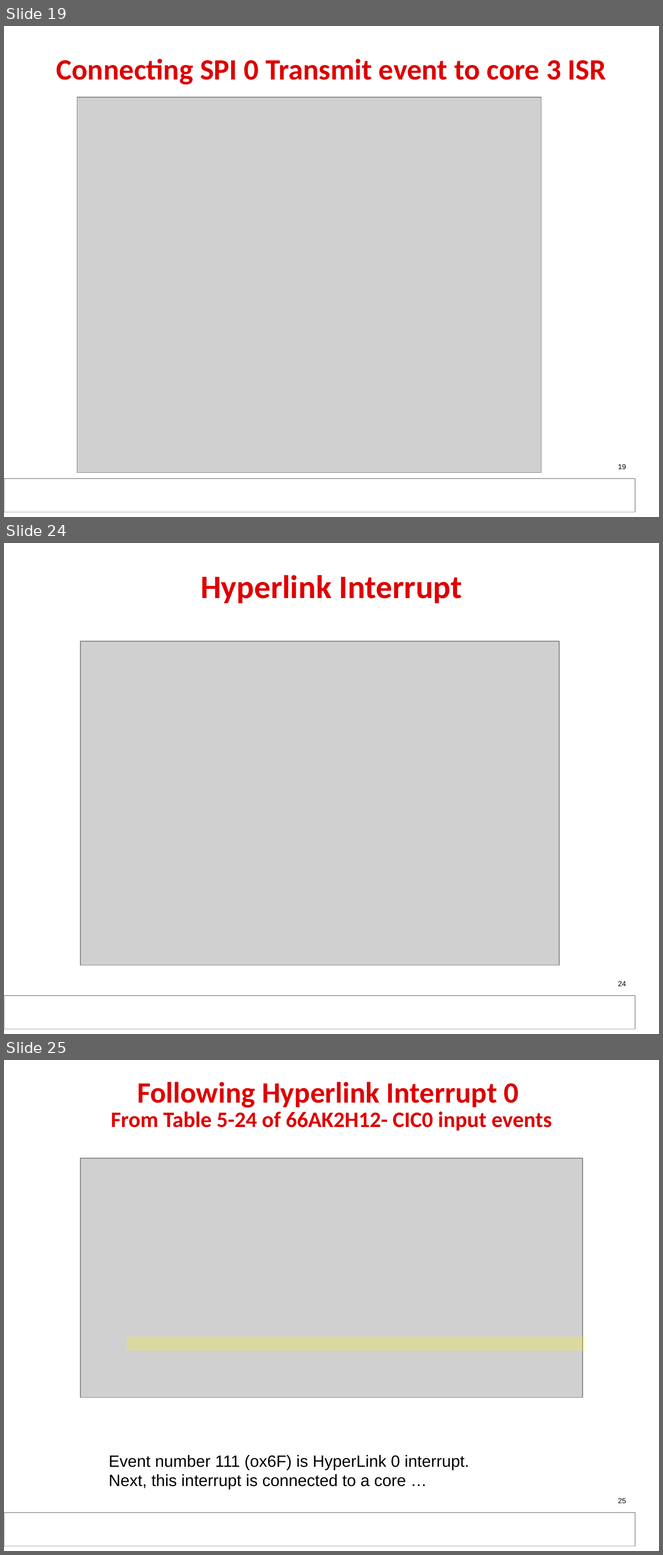
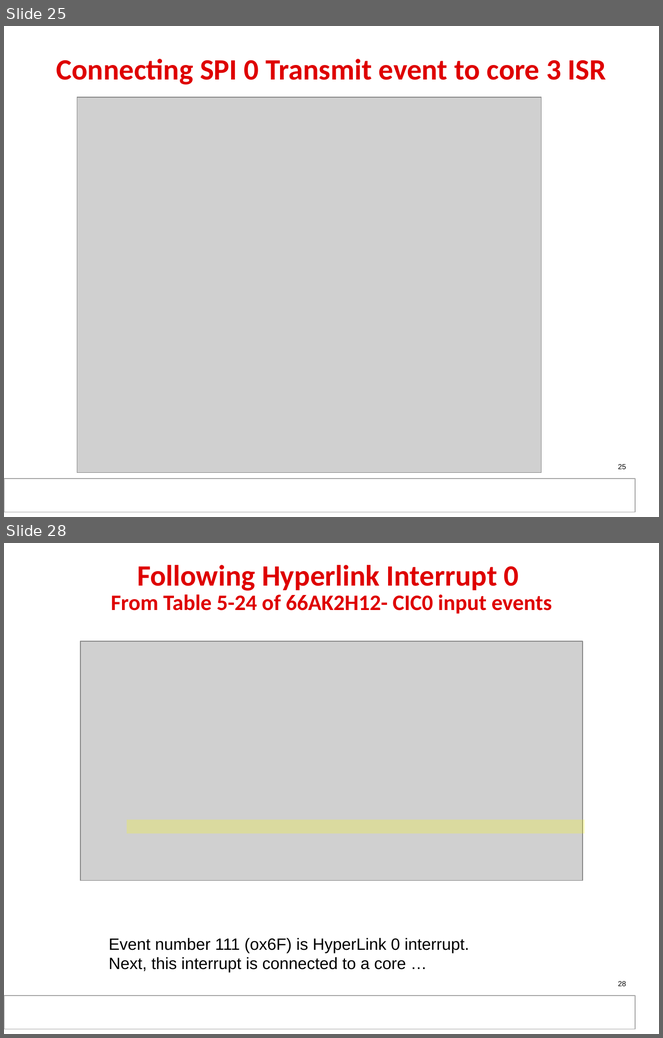
Before and after one commit to hari1989/keystone-workshop, a slide deck: slides/KeyStone_Interrupts.pptx. Shown one above the other, each under a label of ours: slides 19, 24 and 25 before the commit, slides 25 and 28 after it; the slides between them are not shown. The pictures are 663x1555 and 663x1038 pixels, drawn with LibreOffice and Linux fonts; fonts in the diff are those of the drawing; grey boxes stand for pictures; background and template pictures are left out. Boxes give left, top, right and bottom in pixels: in the first picture for what was removed or moved away, otherwise in the second. Text is boxed around its words. In the diff, an @@ line names an element or a change of style, - is before the commit and + after.

```diff
--- a/slides/KeyStone_Interrupts.pptx
+++ b/slides/KeyStone_Interrupts.pptx
@@ slide 24 removed at (4, 543, 659, 1034), background #FFFFFF; not listed: 2 template elements that a slide beside it also shows @@
@@ title removed at (201, 575, 463, 603) @@
-Hyperlink Interrupt
@@ picture removed at (80, 641, 559, 966) @@
@@ page number removed at (618, 981, 626, 987) @@
-24
@@ what was slide 19 is now slide 25 @@
@@ page number at (618, 464, 626, 470): text changed @@
-19
+25
@@ what was slide 25 is now slide 28 @@
@@ page number at (618, 981, 626, 987): text changed @@
-25
+28
```
Also in this commit, not shown: 6 slides changed, 5 slides added, 2 other slides removed.
